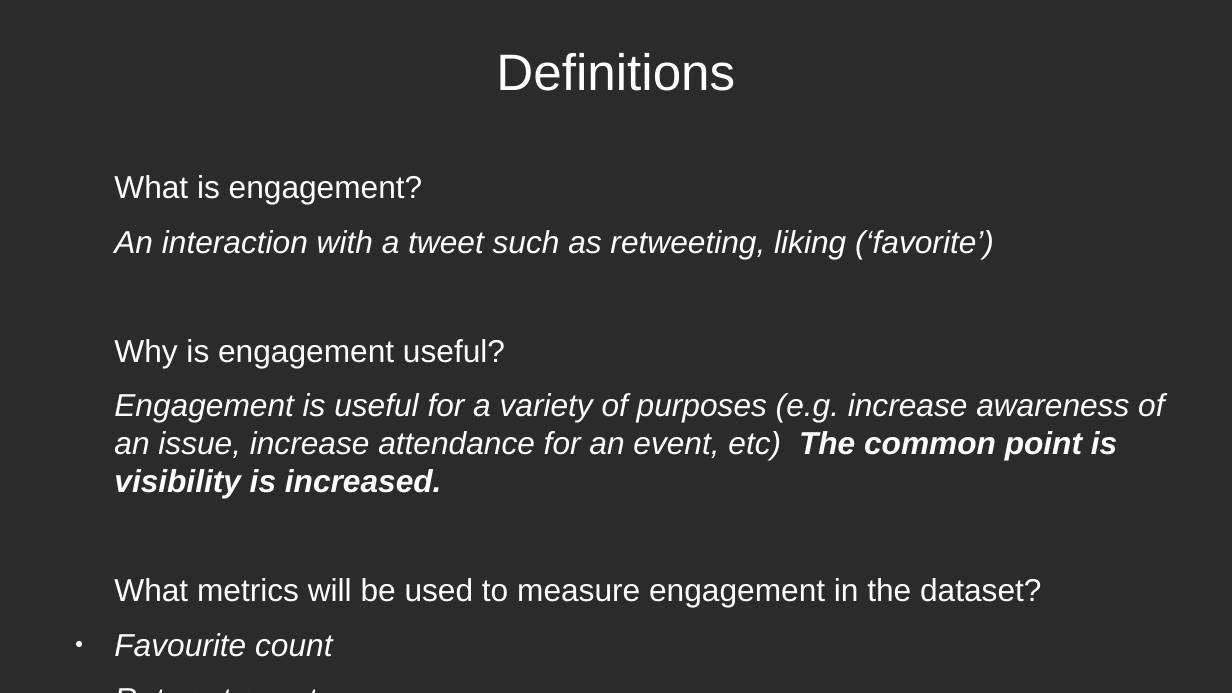
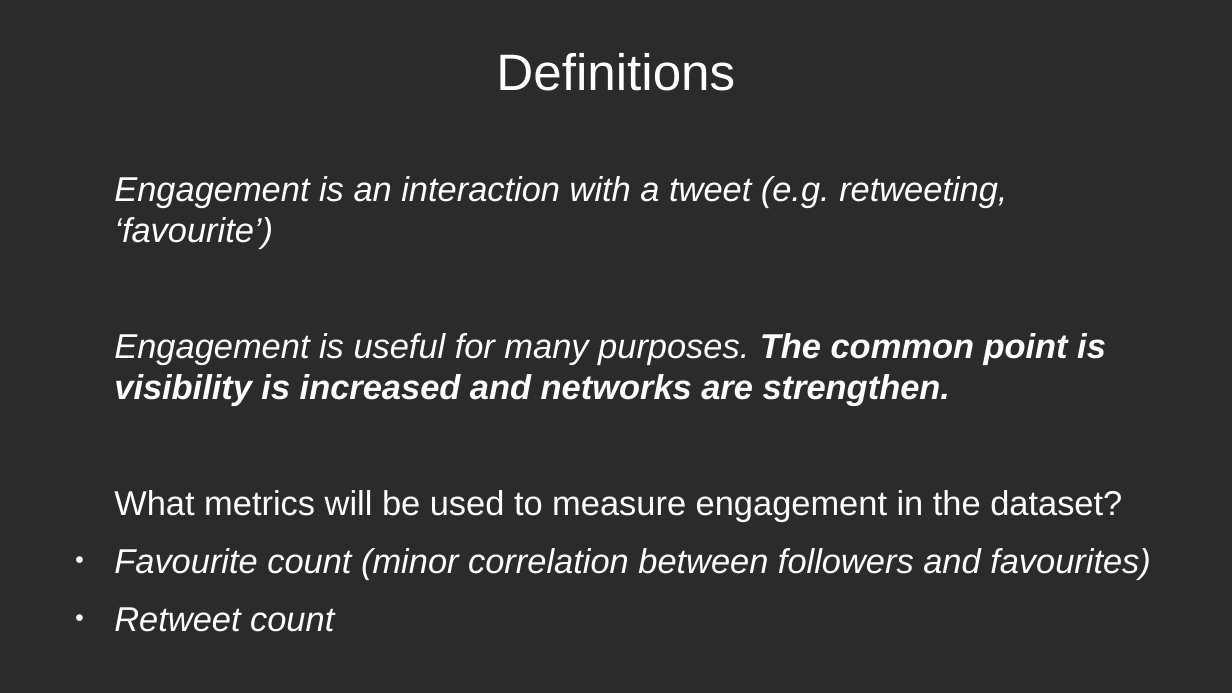
Before and after one commit to douglas-thoms/Datathon-2021-10-16, a slide deck: slide 2 of presentations/group_9_presentation_v1.odp. Drawn at 1232x693 pixels with LibreOffice and Linux fonts; fonts in the diff are those of the drawing; background and template pictures are left out; a plain dark background stands for a picture behind light text. Boxes give left, top, right and bottom in pixels: in the first picture for what was removed or moved away, otherwise in the second. Text is boxed around its words. In the diff, an @@ line names an element or a change of style, - is before the commit and + after.

```diff
--- a/presentations/group_9_presentation_v1.odp
+++ b/presentations/group_9_presentation_v1.odp
@@ text at box(114, 176, 1106, 406): text changed; size 20.4 to 22.2 pt @@
-What is engagement?
-An interaction with a tweet such as retweeting, liking (‘favorite’)
-Why is engagement useful?
-Engagement is useful for a variety of purposes (e.g. increase awareness of an issue, increase attendance for an event, etc) The common point is visibility is increased.
+Engagement is an interaction with a tweet (e.g. retweeting, ‘favourite’)
+Engagement is useful for many purposes. The common point is visibility is increased and networks are strengthen.
@@ text at box(114, 490, 1122, 632): size 20.4 to 22.2 pt in "What metrics will be used to measure ...", "Retweet count" @@
@@ text at box(114, 548, 1151, 579): text changed; size 20.4 to 22.2 pt @@
-● Favourite count
+● Favourite count (minor correlation between followers and favourites)
```
Also in this commit, not shown: 3 other slides changed, 3 slides added, 1 slide removed, 13 other files.
